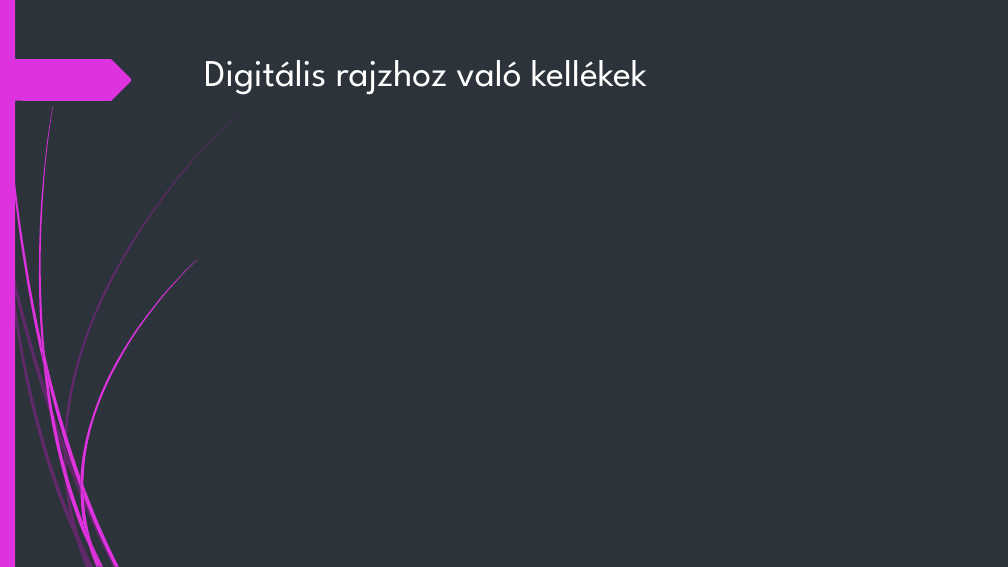
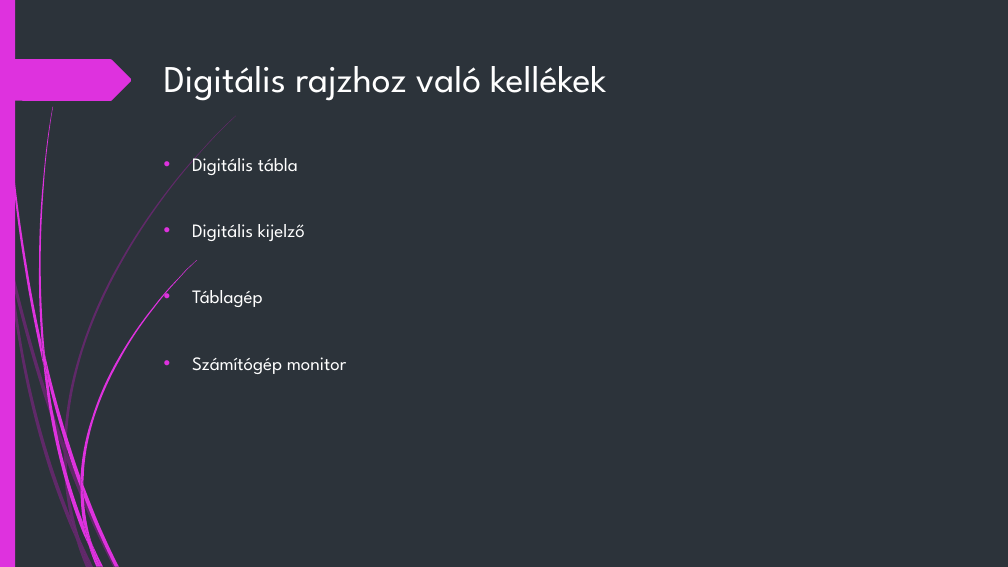
Before and after one commit to AcsBeni/AcsBenjamindigitalisrajz, a slide deck: slide 3 of ÁcsBenjámin.pptx. Drawn at 1008x567 pixels with LibreOffice and Linux fonts; fonts in the diff are those of the drawing. Boxes give left, top, right and bottom in pixels: in the first picture for what was removed or moved away, otherwise in the second. Text is boxed around its words. In the diff, an @@ line names an element or a change of style, - is before the commit and + after.

```diff
--- a/ÁcsBenjámin.pptx
+++ b/ÁcsBenjámin.pptx
@@ title "Digitális rajzhoz való kellékek" moved from (x1=204, y1=60, x2=647, y2=95) to (x1=164, y1=66, x2=606, y2=101) @@
@@ text added at (x1=192, y1=156, x2=347, y2=374), 18 pt, text #FFFFFF @@
+• Digitális tábla
+• Digitális kijelző
+• Táblagép
+• Számítógép monitor
```
Also in this commit, not shown: 1 other slide changed, 3 slides added.
